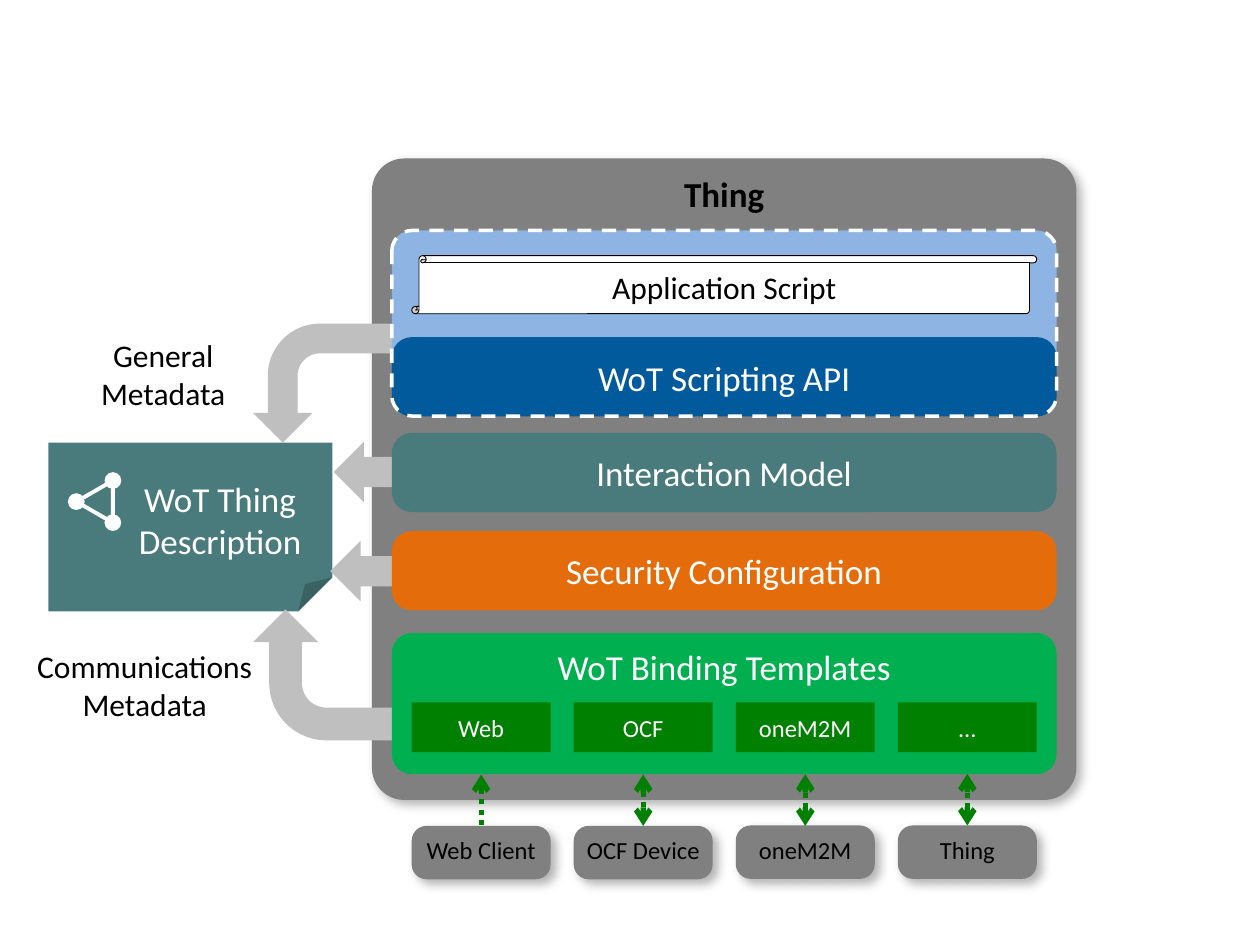
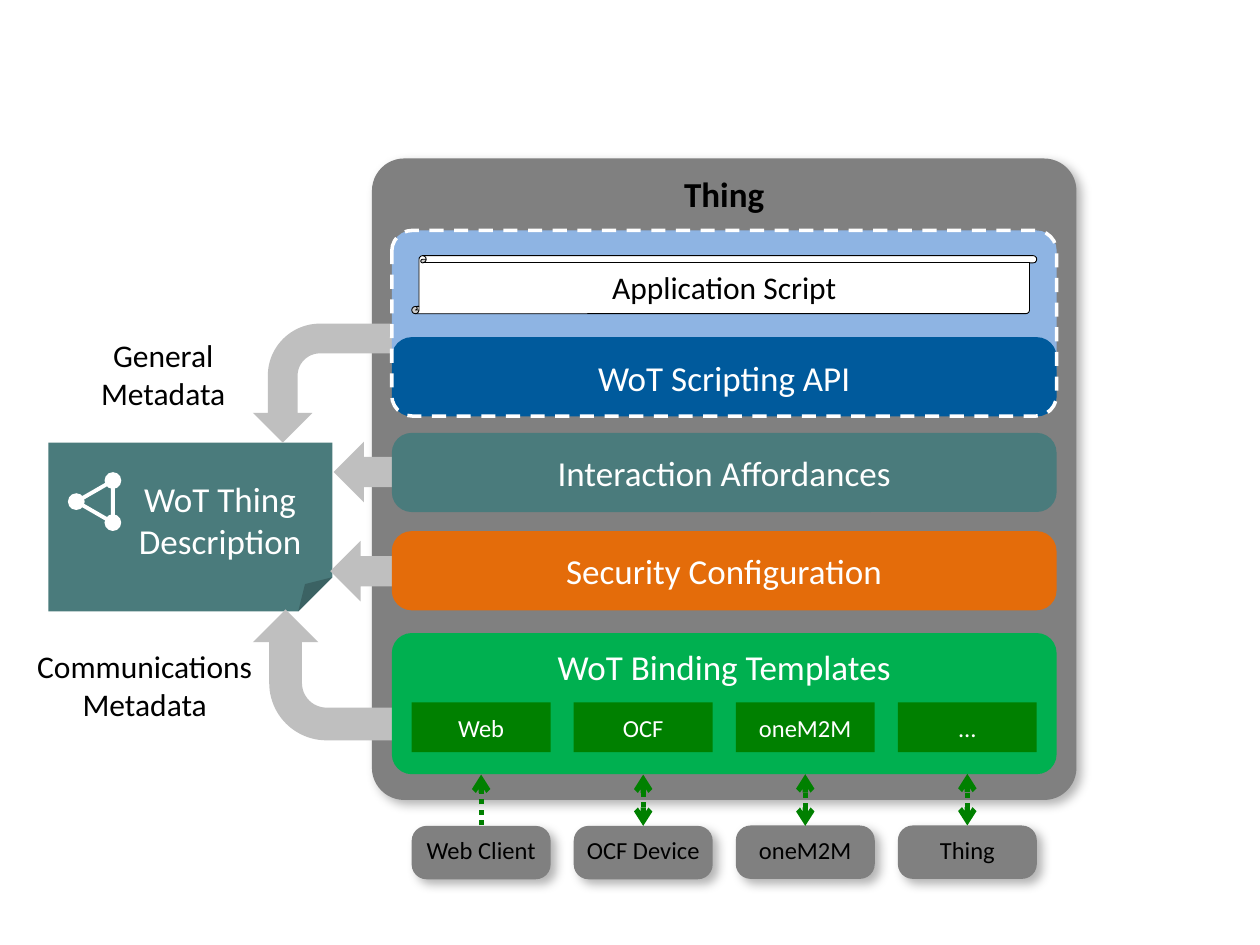
Before and after one commit to w3c/wot-architecture, a slide deck: slide 3 of images/wot-architecture-figures-new.pptx. Drawn at 1260x945 pixels with LibreOffice and Linux fonts; fonts in the diff are those of the drawing. Boxes give left, top, right and bottom in pixels: in the first picture for what was removed or moved away, otherwise in the second. Text is boxed around its words. In the diff, an @@ line names an element or a change of style, - is before the commit and + after.

Commit message:
make terminology consistent
Update to use "Interaction Affordances"

```diff
--- a/images/wot-architecture-figures-new.pptx
+++ b/images/wot-architecture-figures-new.pptx
@@ text in rounded rectangle at [558,461,891,487]: text changed @@
-Interaction Model
+Interaction Affordances
```
Also in this commit, not shown: 2 other slides changed, 3 other files.
